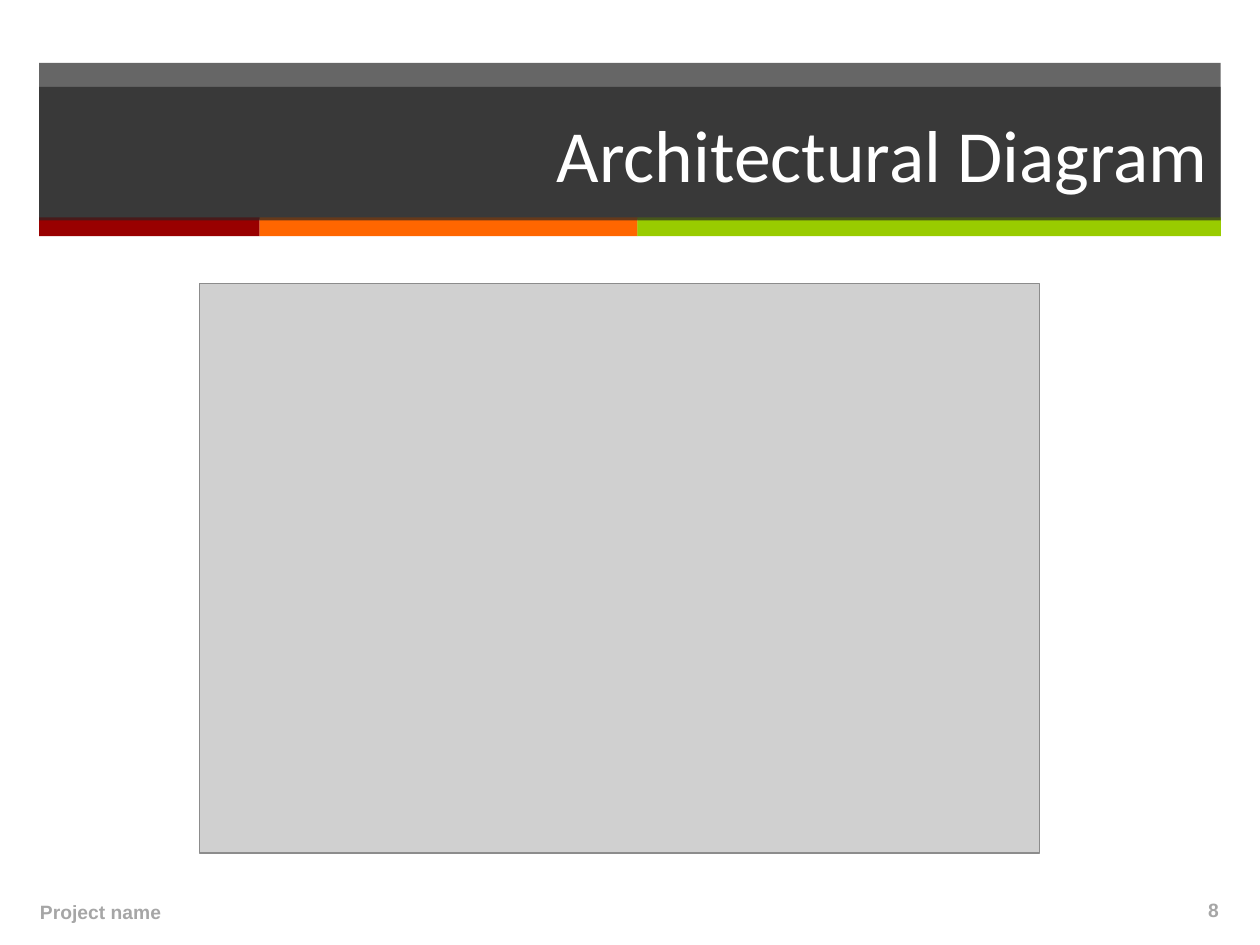
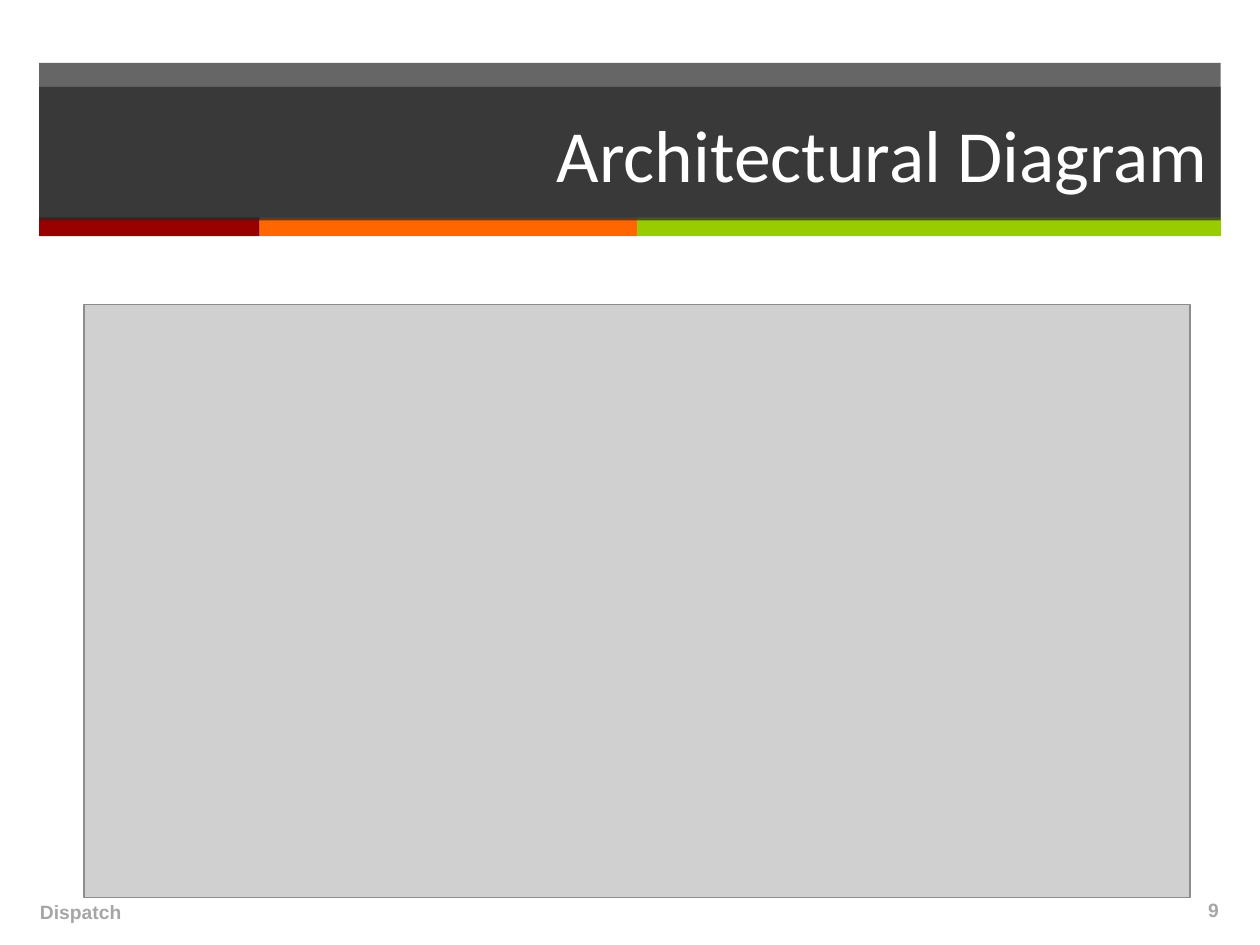
Before and after one commit to japacible/milk-banking-dispatch, a slide deck: slide 9 of presentations/presentation-draft-due-3-6.ppt (slide 8 before the commit). Drawn at 1260x945 pixels with LibreOffice and Linux fonts; fonts in the diff are those of the drawing; grey boxes stand for pictures. Boxes give left, top, right and bottom in pixels: in the first picture for what was removed or moved away, otherwise in the second. Text is boxed around its words. In the diff, an @@ line names an element or a change of style, - is before the commit and + after.

```diff
--- a/presentations/presentation-draft-due-3-6.ppt
+++ b/presentations/presentation-draft-due-3-6.ppt
@@ picture: place and size @@
-picture at (199,284,1040,853)
+picture at (84,305,1191,898)
@@ text at (40,905,121,923): text changed @@
-Project name
+Dispatch
@@ page number at (1208,904,1219,917): text changed @@
-8
+9
```
Also in this commit, not shown: 6 other slides changed, 3 slides added, 3 slides removed, 2 other files.
